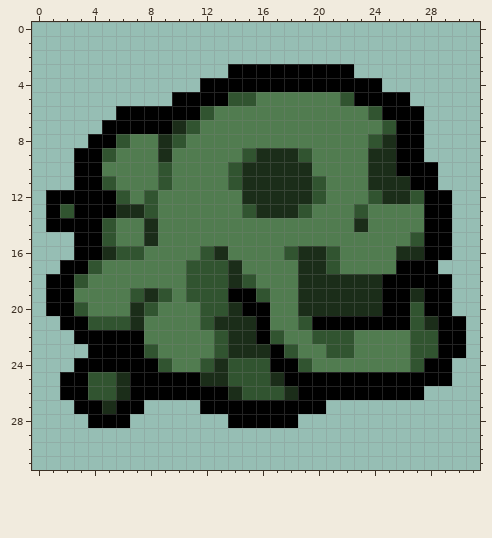
One commit to this pixel-art sprite: resources/gfx/items/collectibles/Halitosis.png. Above: the version before the commit.
The file is 32x32 pixels.
The same view after the edit:
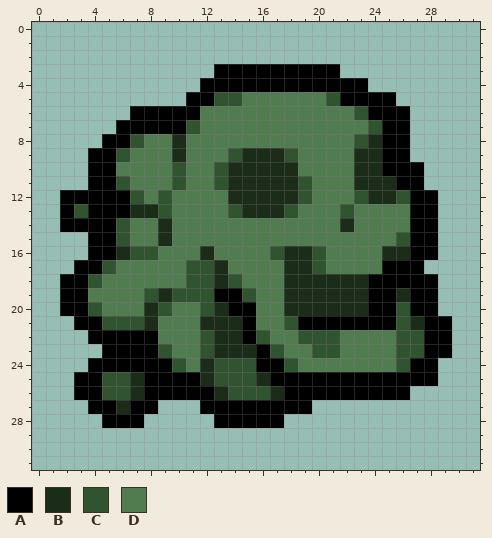
Palette (. is transparent): A #000000  B #1b2d19  C #315430  D #517c50
Changes in this commit:
@@ x 0..31 @@
  2 ................................
- 3 ..............AAAAAAAAA.........
- 4 ............AAAAAAAAAAAAA.......
- 5 ..........AAAACCDDDDDDCAAAA.....
- 6 ......AAAAAACDDDDDDDDDDDCAAA....
- 7 .....AAAAABCDDDDDDDDDDDDDCAA....
- 8 ....AACDDBCDDDDDDDDDDDDDCBAA....
- 9 ...AACDDDBDDDDDCBBBCDDDDBBAA....
-10 ...AADDDDCDDDDCBBBBBDDDDBBAAA...
-11 ...AACDDDCDDDDCBBBBBCDDDBBBAA...
-12 .AAAAACDCDDDDDDBBBBBCDDDCBBCAA..
-13 .ACAAABBCDDDDDDCBBBCDDDCDDDDAA..
-14 .AAAACDDBDDDDDDDDDDDDDDBDDDDAA..
-15 ...AACDDBDDDDDDDDDDDDDDDDDDCAA..
-16 ...AABCCDDDDCBDDDDCBBCDDDDBBAA..
-17 ..AACDDDDDDCCCBDDDDBBCDDDDAAA...
-18 .AACDDDDDDDCCCBCDDDBBBBBBAAAAA..
-19 .AADDDDCBCDCCCAACDDBBBBBBAABAA..
-20 .AACDDDBCDDDCCBAADDBBBBBBAACAA..
-21 ..AACCCBDDDDCBBBADDCAAAAAAACBAA.
-22 ...AAAAADDDDDCBBACDDCCCDDDDCCAA.
-23 ....AAAACDDDDCBBBACDDCCDDDDCCAA.
-24 ...AAAAAACDDCBCCCAACDDDDDDDCAA..
-25 ..AACCBAAAAABBCCCBAAAAAAAAAAAA..
-26 ..AACCBAAAAAAABCCCBAAAAAAAAA....
-27 ...AABAA....AAAAAAAAA...........
-28 ....AAA.......AAAAA.............
+ 3 .............AAAAAAAAA..........
+ 4 ............AAAAAAAAAAAA........
+ 5 ...........AACCDDDDDDCAAAA......
+ 6 .......AAAAADDDDDDDDDDDCAAA.....
+ 7 ......AAAAACDDDDDDDDDDDDCAA.....
+ 8 .....AACDDBDDDDDDDDDDDDCBAA.....
+ 9 ....AACDDDBDDDCBBBCDDDDBBAA.....
+10 ....AADDDDCDDCBBBBBDDDDBBAAA....
+11 ....AACDDDCDDCBBBBBCDDDBBBAA....
+12 ..AAAAACDCDDDDBBBBBCDDDCBBCAA...
+13 ..ACAAABBCDDDDCBBBCDDDCDDDDAA...
+14 ..AAAACDDBDDDDDDDDDDDDBDDDDAA...
+15 ....AACDDBDDDDDDDDDDDDDDDDCAA...
+16 ....AABCCDDDBDDDDCBBCDDDDBBAA...
+17 ...AACDDDDDCCBDDDDBBCDDDDAAA....
+18 ..AACDDDDDDCCBCDDDBBBBBBAAAAA...
+19 ..AADDDDCBCCCAACDDBBBBBBAABAA...
+20 ..AACDDDBCDDCBAADDBBBBBBAACAA...
+21 ...AACCCBDDDBBBADDCAAAAAAACBAA..
+22 ....AAAAADDDCBBACDDCCCDDDDCCAA..
+23 .....AAAACDDCBBBACDDCCDDDDCCAA..
+24 ....AAAAAACDBCCCAACDDDDDDDCAA...
+25 ...AACCBAAAABCCCBAAAAAAAAAAAA...
+26 ...AACCBAAAAABCCCBAAAAAAAAA.....
+27 ....AABAA...AAAAAAAA............
+28 .....AAA.....AAAAA..............
 29 ................................
